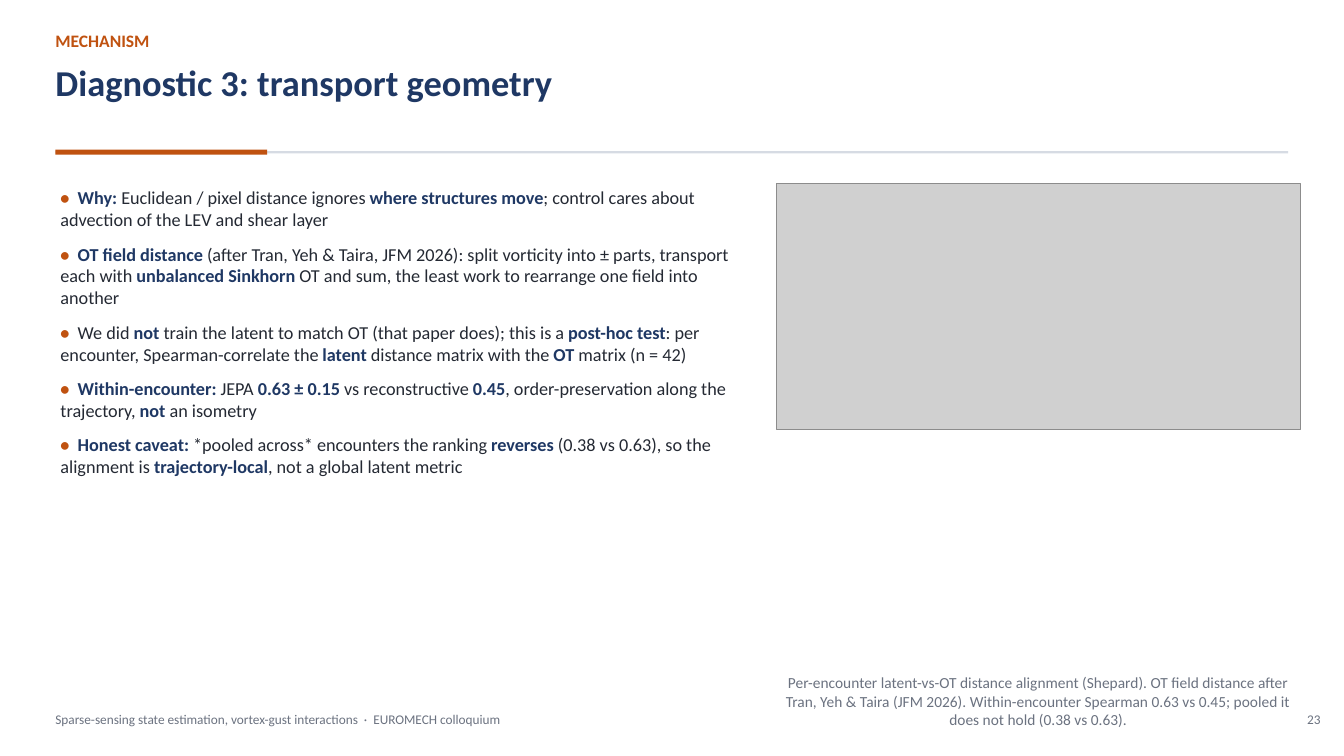
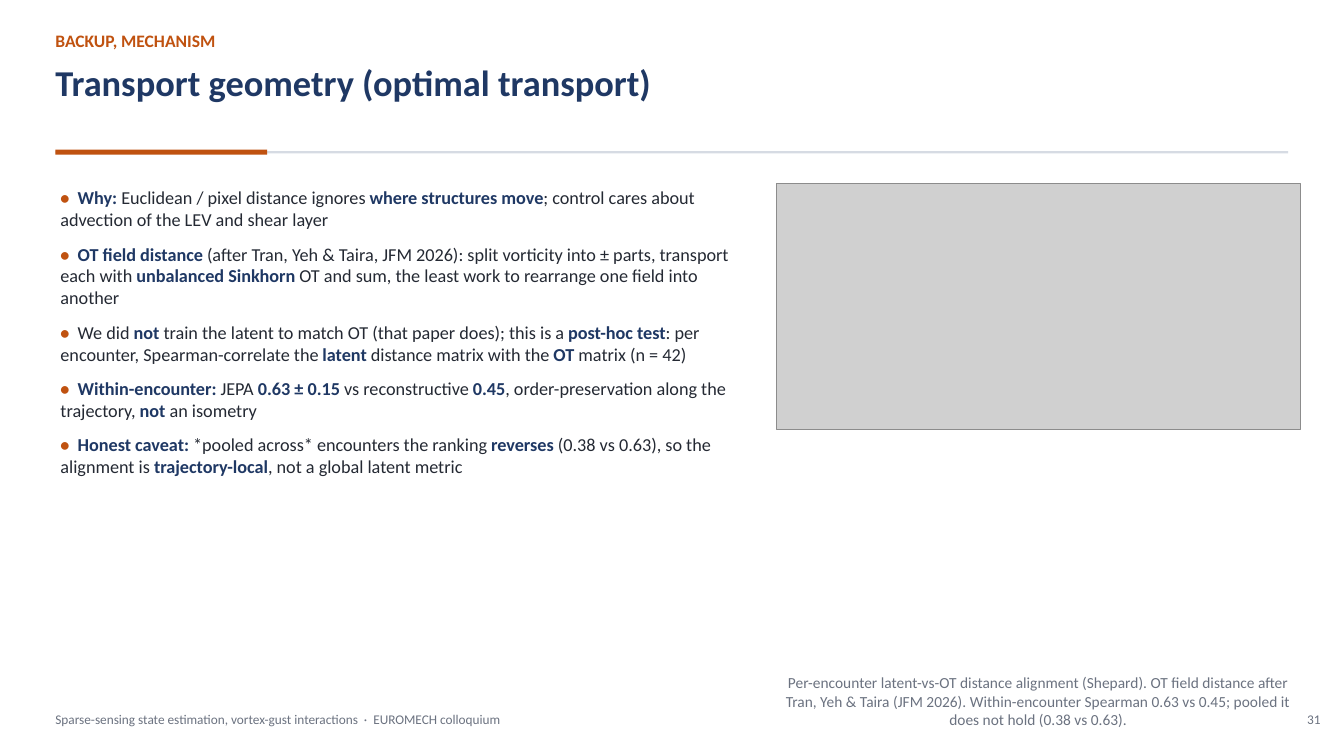
Before and after one commit to sanmi90/GUST-JEPA, a slide deck: slide 31 of paper/talk/euromech_gust_jepa.pptx (slide 23 before the commit). Drawn at 1344x756 pixels with LibreOffice and Linux fonts; fonts in the diff are those of the drawing; grey boxes stand for pictures. Boxes give left, top, right and bottom in pixels: in the first picture for what was removed or moved away, otherwise in the second. Text is boxed around its words. In the diff, an @@ line names an element or a change of style, - is before the commit and + after.

```diff
--- a/paper/talk/euromech_gust_jepa.pptx
+++ b/paper/talk/euromech_gust_jepa.pptx
@@ text at (x1=55, y1=35, x2=215, y2=49): text changed @@
-MECHANISM
+BACKUP, MECHANISM
@@ text at (x1=55, y1=69, x2=651, y2=102): text changed @@
-Diagnostic 3: transport geometry
+Transport geometry (optimal transport)
@@ text at (x1=1307, y1=715, x2=1320, y2=724): text changed @@
-23
+31
```
Also in this commit, not shown: 9 other slides changed, 3 other files.
